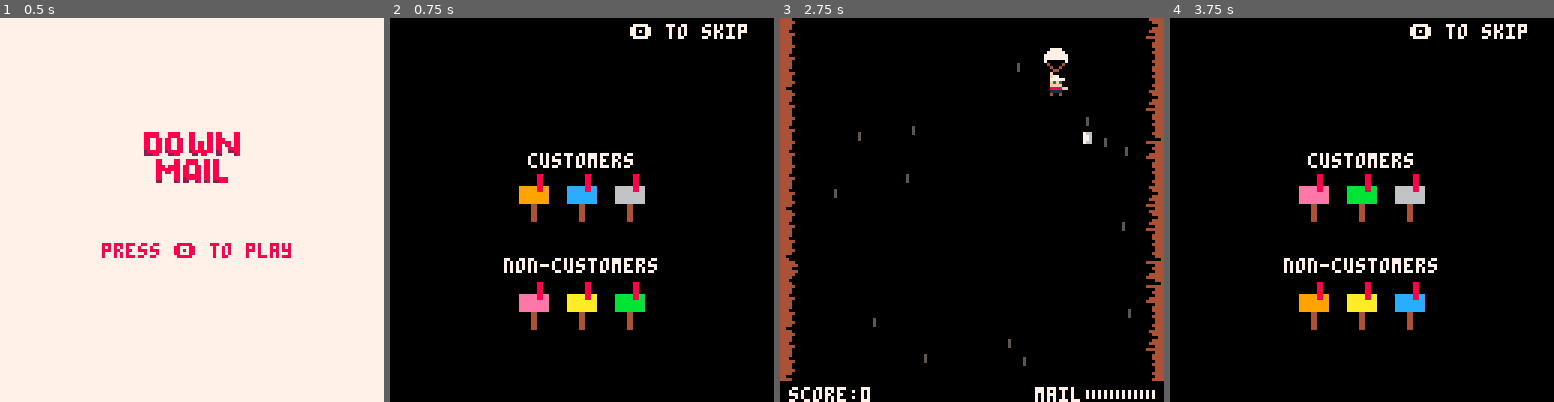
Above: before the commit, frames 1-4 (left to right).
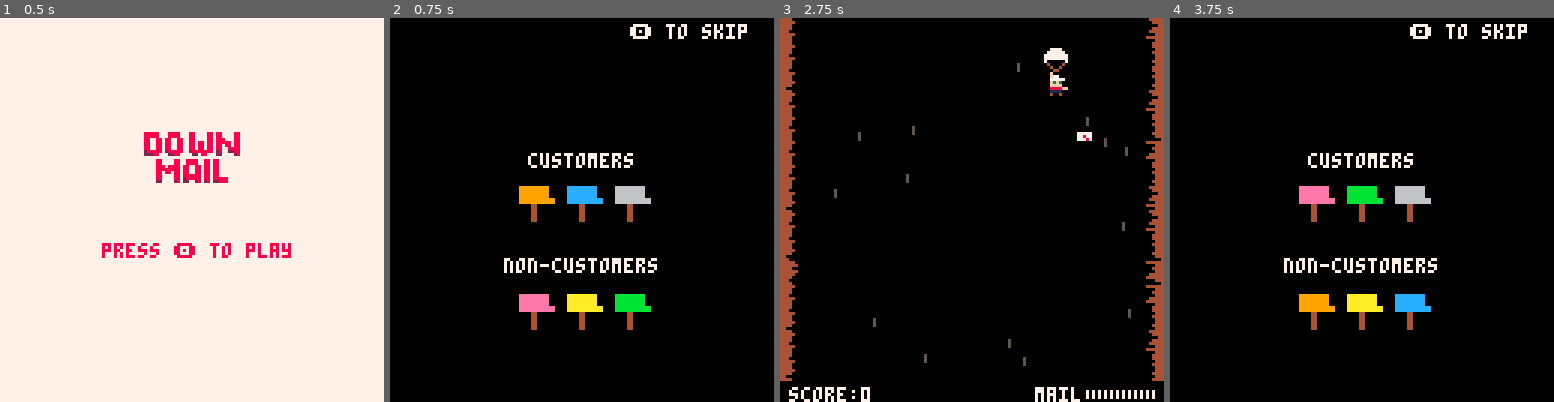
Above: after the commit, the same moments.

Repository: sugarvoid/down-mail
Game: PICO-8 cartridge down_mail.p8
The game is run twice, just before and just after one commit, with the same random seed, the same clock (stepped at 60 frames per second) and the same inputs.
Inputs:
- Up to frame 1 (0.5 s): tap X (X key) at 0.33 s
- Up to frame 2 (0.75 s): tap O (Z key) at 0.7 s
- Up to frame 3 (2.75 s): tap X (X key) at 1.07, 1.85 s; hold Right 1.6-2.1 s; tap O (Z key) at 1.7, 2.1, 2.5 s; hold Up 2.15-2.42 s; hold Right from 2.47 s (still down)
- Up to frame 4 (3.75 s): tap O (Z key) at 2.9, 3.3, 3.7 s; tap X (X key) at 2.97 s; release Right at 3.03 s; hold Left 3.08-3.58 s; hold Down from 3.63 s (still down)

Frame 1 is identical in both runs. In frame 2, 0.6% of the frame differs, in the area x 38-68%, y 40-77%; in frame 3, less than 0.1%; in frame 4, 0.6%.

Commit message:
Replace letter rotate function

Diff:
--- a/down_mail.p8
+++ b/down_mail.p8
@@ -31,19 +31,19 @@
 000000000040040000400400004004000040040000f00f0000f00f0000044000000440000004400000ffff0000ffff0044000000000004440000000000000000
 00000000000000000000000000000000000080000000000000000000000000000007700000000000044444400000000044440000000044440000000000000000
 000000000007700000000000000000000000800000000000000000000000000000077000000aa000004544000000400044444000000044440000000000000000
-00707070007777700000000000040004066686000688860000080000000000000007700000aaaa00000445000450540044440000000004440000000000000000
-00777770000000000000000004440004066666000666660006868000000000000077770000a88a00000444000455544044440000000044440000000000000000
-0070707000000000000000000484455006666600066666600666660000000000077007700aa88aa0000454000444444044400000000004440000000000000000
-0077777000000000008888000444445000040000000400000604660000000000040000400aaaaaa0000044000044054044444000000004440000000000000000
-000777000000000000111100000400400004000000040000004006000000000000400400aaa88aaa000004000004000044440000000044440000000000000000
-000000000000000000000000000400400004000000040000000400000000000000044000aaaaaaaa000000000000000044440000000004440000000000000000
+00707070007777700000000000040004066686700688860000080000066666000007700000aaaa00000445000450540044440000000004440000000000000000
+00777770000000000000000004440004066666700666660006868000066666000077770000a88a00000444000455544044440000000044440000000000000000
+0070707000000000000000000484455006666660066666600666660006666660077007700aa88aa0000454000444444044400000000004440000000000000000
+0077777000000000008888000444445000040000000400000604660000040000040000400aaaaaa0000044000044054044444000000004440000000000000000
+000777000000000000111100000400400004000000040000004006000004000000400400aaa88aaa000004000004000044440000000044440000000000000000
+000000000000000000000000000400400004000000040000000400000004000000044000aaaaaaaa000000000000000044440000000004440000000000000000
 00000000000000000000000000000000000000003333333300000000000000000000000000000000000070000000000044400000000000040000000000000000
-00000000000000000000000000000000000000003444444300000000000000000000000000000000000700000000000044444000004444440000000000000000
-00000000000766000066660000667000000000004444444400000000000000000000000000000000006666000000000044444400000004440000000000000000
-0077770000077600006776000067700007000070445444440000000000000000000000000fff77f0056665000000000044440000000044440000000000000000
-0067760000077600007777000067700000777700044554000000000000000000000000000f4ffff0055665000000000044444400000004440000000000000000
-0066660000076600000000000066700007000070000544000000000000000000000000000ff4fff0005666000000000044444000000444440000000000000000
-0000000000000000000000000000000000000000000000000000000000000000000000000ffffff0006666000000000044440000004444440000000000000000
+0000000000000000000000000077700000000000344444430000000000000000000bb00000000000000700000001100044444000004444440000000000000000
+000000000007770007777700007770000000000044444444000000000000000000bbbb0000000000006666000011110044444400000004440000000000000000
+0077877000087700077877000077800007000070445444440000000000000000003333000fff77f00566650000cccc0044440000000044440000000000000000
+0078777000078700077787000078700000777700044554000000000000000000003303000f4ffff00556650000cc7c0044444400000004440000000000000000
+0077777000077700000000000077700007000070000544000000000000000000003033000ff4fff00056660000c7cc0044444000000444440000000000000000
+0000000000077700000000000000000000000000000000000000000000000000003333000ffffff00066660000cccc0044440000004444440000000000000000
 00000000000000000000000000000000000000000000000000000000000000000000000000000000005555000000000044400000000004440000000000000000
 00077000008888000000000000000000000000000000000000000000000000000000000000000000000000000000000037733773000000000000000000000000
 0070070008888880000000006600660606066066606660660000000000000000ff0000ff00000000000000000000000077337733000000000000000000000000
--- a/src/letter.lua
+++ b/src/letter.lua
@@ -7,9 +7,12 @@
         self.score_mul += 0.2
         self.speed  = mid(-4, self.speed + self.accel, 4)
         self.x += self.speed * self.dir
-        self.t = (self.t + 1) % 5
-       local rotate = self.t == 0
-       if rotate then
+        self.t += 1
+
+    --     self.t = (self.t + 1) % 2
+    --    local rotate = self.t == 0
+       if self.t >= 3 then
+            self.t = 0
            self.img += 1
        end
         if self.img == 35 then
--- a/src/main.lua
+++ b/src/main.lua
@@ -309,13 +309,13 @@
 
     for k, v in pairs(customers) do
         pal(6, v)
-        sspr(32, 8, 8, 8, 25 + (16 * k), 52, 16, 16)
+        sspr(56, 8, 8, 8, 25 + (16 * k), 52, 16, 16)
         pal()
     end
 
     for k, v in pairs(non_customers) do
         pal(6, v)
-        sspr(32, 8, 8, 8, 25 + (16 * k), 88, 16, 16)
+        sspr(56, 8, 8, 8, 25 + (16 * k), 88, 16, 16)
         pal()
     end
 
